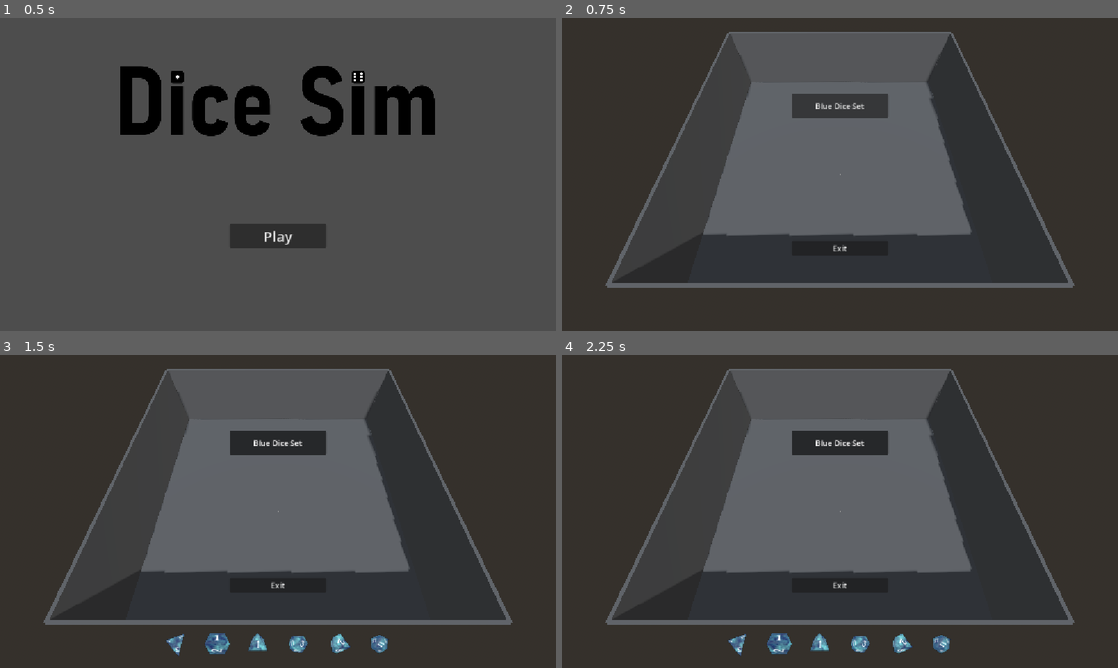
Above: before the commit, frames 1-4 (two rows, left to right).
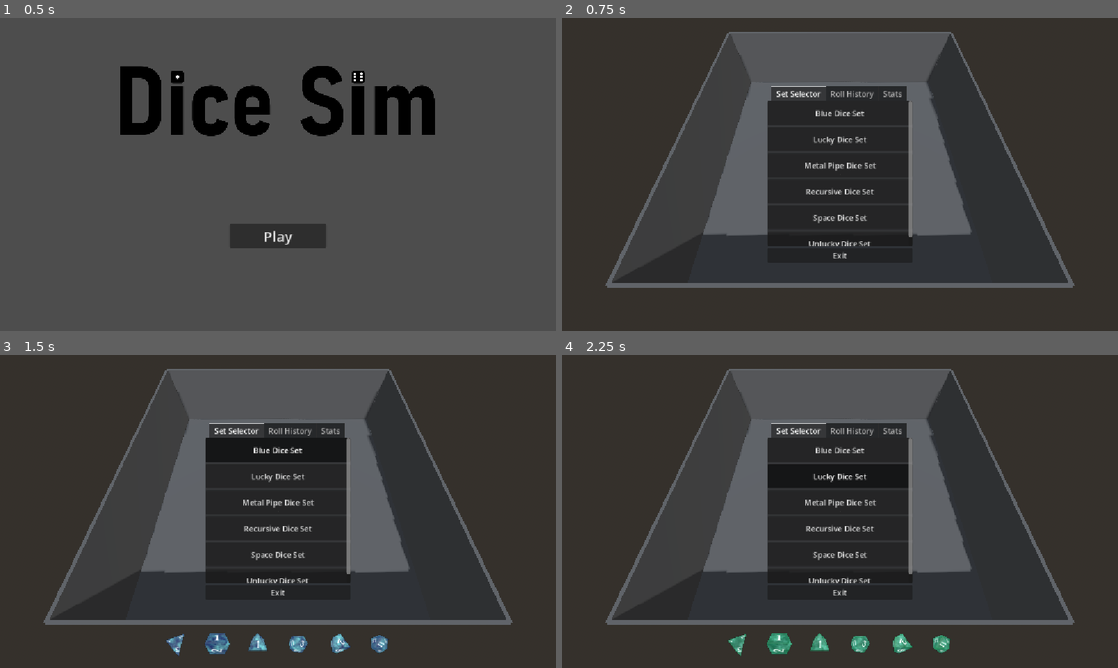
Above: after the commit, the same moments.

Repository: jruigrok/DiceSim
Game: Godot game, scene res://scenes/main_menu.tscn
The game is run twice, just before and just after one commit, with the same random seed, the same clock (stepped at 60 frames per second) and the same inputs.
Inputs:
- Up to frame 1 (0.5 s): no input
- Up to frame 2 (0.75 s): click "Play" at 0.5 s
- Up to frame 3 (1.5 s): click "Blue Dice Set" at 1.25 s
- Up to frame 4 (2.25 s): click "Blue Dice Set" (after the commit: "Lucky Dice Set") at 2 s

Frame 1 is identical in both runs. In frame 2, 12% of the frame differs, in the area x 37-63%, y 21-77%; in frame 3, 12%; in frame 4, 12%, in the area x 29-70%, y 21-97%.

Commit message:
Add roll history

Diff:
--- /dev/null
+++ b/res_scripts/dice_roll.gd
@@ -0,0 +1,6 @@
+extends Resource
+class_name DiceRoll
+
+var dice_set_name: String
+var dice_name: String
+var roll: int
--- /dev/null
+++ b/res_scripts/dice_roll_history.gd
@@ -0,0 +1,4 @@
+extends Resource
+class_name DiceRollHistory
+
+var history: Array[DiceRoll]
--- a/scenes/dice_selector.tscn
+++ b/scenes/dice_selector.tscn
@@ -16,8 +16,19 @@
 offset_right = 20.0
 grow_horizontal = 2
 grow_vertical = 0
+theme_override_constants/margin_bottom = 10
 
-[node name="HBoxContainer" type="HBoxContainer" parent="MarginContainer" unique_id=463881060]
+[node name="DiceSelectorContainer" type="HBoxContainer" parent="MarginContainer" unique_id=463881060]
+unique_name_in_owner = true
 layout_mode = 2
 size_flags_vertical = 8
 mouse_filter = 2
+
+[node name="DiceHistoryContainer" type="VBoxContainer" parent="." unique_id=295052112]
+unique_name_in_owner = true
+anchors_preset = 2
+anchor_top = 1.0
+anchor_bottom = 1.0
+offset_top = -23.0
+offset_right = 1.0
+grow_vertical = 0
--- a/scenes/game.tscn
+++ b/scenes/game.tscn
@@ -3,6 +3,13 @@
 [ext_resource type="Script" uid="uid://cy56e02cb68ni" path="res://scripts/game.gd" id="1_gee14"]
 [ext_resource type="PackedScene" uid="uid://c0kkvfs6t36hg" path="res://scenes/dice_sim.tscn" id="2_0tnpc"]
 [ext_resource type="PackedScene" uid="uid://ck63j4lfwj35f" path="res://scenes/in_game_menu.tscn" id="3_vtaks"]
+[ext_resource type="Script" uid="uid://die8svrhe3dvd" path="res://res_scripts/DiceSet.gd" id="4_kvpfn"]
+[ext_resource type="Resource" uid="uid://cwjjsp5hi1jyi" path="res://dice_sets/BlueDiceSet.tres" id="5_dinhu"]
+[ext_resource type="Resource" uid="uid://7v7sggv6nunc" path="res://dice_sets/MetalPipeDiceSet.tres" id="6_kvuet"]
+[ext_resource type="Resource" uid="uid://43wh6uliyq0k" path="res://dice_sets/RecursiveDiceSet.tres" id="7_trtic"]
+[ext_resource type="Resource" uid="uid://drxu886qts1ao" path="res://dice_sets/LuckyDiceSet.tres" id="8_ir15t"]
+[ext_resource type="Resource" uid="uid://14wlka163nvt" path="res://dice_sets/UnluckyDiceSet.tres" id="9_0tnpc"]
+[ext_resource type="Resource" uid="uid://btajanlbbljgd" path="res://dice_sets/SpaceDiceSet.tres" id="10_vtaks"]
 
 [node name="Main" type="Node" unique_id=1968358475]
 script = ExtResource("1_gee14")
@@ -10,4 +17,4 @@
 [node name="DiceSim" parent="." unique_id=725421418 instance=ExtResource("2_0tnpc")]
 
 [node name="InGameMenu" parent="." unique_id=4146138 instance=ExtResource("3_vtaks")]
-sets = null
+sets = Array[ExtResource("4_kvpfn")]([ExtResource("5_dinhu"), ExtResource("8_ir15t"), ExtResource("6_kvuet"), ExtResource("7_trtic"), ExtResource("10_vtaks"), ExtResource("9_0tnpc")])
--- a/scenes/in_game_menu.tscn
+++ b/scenes/in_game_menu.tscn
@@ -29,15 +29,48 @@
 grow_horizontal = 2
 grow_vertical = 2
 
-[node name="ScrollContainer" type="ScrollContainer" parent="VBoxContainer" unique_id=734174887]
-custom_minimum_size = Vector2(200, 300)
+[node name="TabContainer" type="TabContainer" parent="VBoxContainer" unique_id=1081960521]
+unique_name_in_owner = true
+custom_minimum_size = Vector2(300, 0)
+layout_mode = 2
+current_tab = 0
+
+[node name="Set Selector" type="ScrollContainer" parent="VBoxContainer/TabContainer" unique_id=734174887]
+custom_minimum_size = Vector2(300, 300)
+layout_mode = 2
+metadata/_tab_index = 0
+
+[node name="SetSelectorContainer" type="VBoxContainer" parent="VBoxContainer/TabContainer/Set Selector" unique_id=635117013]
+unique_name_in_owner = true
+custom_minimum_size = Vector2(300, 300)
 layout_mode = 2
 
-[node name="SetSelectorContainer" type="VBoxContainer" parent="VBoxContainer/ScrollContainer" unique_id=635117013]
+[node name="Roll History" type="ScrollContainer" parent="VBoxContainer/TabContainer" unique_id=1758630436]
+visible = false
+custom_minimum_size = Vector2(300, 300)
+layout_mode = 2
+metadata/_tab_index = 1
+
+[node name="MarginContainer" type="MarginContainer" parent="VBoxContainer/TabContainer/Roll History" unique_id=315555166]
+layout_mode = 2
+theme_override_constants/margin_left = 20
+theme_override_constants/margin_top = 20
+
+[node name="RollHistoryContainer" type="VBoxContainer" parent="VBoxContainer/TabContainer/Roll History/MarginContainer" unique_id=885975219]
 unique_name_in_owner = true
+layout_mode = 2
+
+[node name="Stats" type="ScrollContainer" parent="VBoxContainer/TabContainer" unique_id=411496212]
+visible = false
+custom_minimum_size = Vector2(300, 300)
+layout_mode = 2
+metadata/_tab_index = 2
+
+[node name="VBoxContainer" type="VBoxContainer" parent="VBoxContainer/TabContainer/Stats" unique_id=820705918]
 layout_mode = 2
 
 [node name="ExitButton" type="Button" parent="VBoxContainer" unique_id=1085414367]
 unique_name_in_owner = true
+custom_minimum_size = Vector2(200, 0)
 layout_mode = 2
 text = "Exit"
--- a/scripts/dice_selector.gd
+++ b/scripts/dice_selector.gd
@@ -3,31 +3,46 @@
 
 var dice_set: DiceSet = null
 
-@onready var h_box_container: HBoxContainer = $MarginContainer/HBoxContainer
-@onready var margin_container: MarginContainer = $MarginContainer
+const MAX_ROLL_HISTORY := 10
+@onready var dice_selector_container: HBoxContainer = %DiceSelectorContainer
+@onready var dice_history_container: VBoxContainer = %DiceHistoryContainer
 var preview_scene := preload("uid://dclypq33xt5mr")
 
 func _ready() -> void:
-	margin_container.add_theme_constant_override("margin_bottom", 10)
 	GameEvents.dice_set_change.connect(on_dice_set_change)
 	GameEvents.dice_rolled.connect(on_dice_rolled)
 
 func on_dice_set_change(new_dice_set: DiceSet) -> void:
 	dice_set = new_dice_set
 
-	for child in h_box_container.get_children():
+	for child in dice_selector_container.get_children():
 		if child is DicePreview:
 			child.queue_free()
 
 	setup_previews()
 
-func on_dice_rolled(_dice_data: DiceData, _dice_set: DiceSetData, value: int) -> void:
-	print("Dice: %s, from set: %s, rolled value: %d" % [_dice_data.resource_name, _dice_set.resource_name, value])
+func on_dice_rolled(_dice_data: DiceData, _dice_set: DiceSetData, roll: int) -> void:
+	var label := Label.new()
+	label.add_theme_font_size_override("font_size", 10)
+	label.text = "%s: %s, roll: %d" % (
+		[_dice_set.resource_name, _dice_data.resource_name, roll]
+	)
+	dice_history_container.add_child(label)
+	dice_history_container.move_child(label, 0)
+	var history_length := dice_history_container.get_child_count()
+	if history_length > MAX_ROLL_HISTORY:
+		dice_history_container.get_child(history_length - 1).queue_free()
+
+	var dice_roll := DiceRoll.new()
+	dice_roll.dice_name = _dice_data.resource_name
+	dice_roll.dice_set_name = _dice_set.resource_name
+	dice_roll.roll = roll
+	GameEvents.roll_history.history.push_back(dice_roll)
 
 func setup_previews() -> void:
 	for i in range(dice_set.dice.size()):
 		var preview: DicePreview = preview_scene.instantiate()
-		h_box_container.add_child(preview)
+		dice_selector_container.add_child(preview)
 		preview.setup(dice_set.dice[i].mesh, dice_set.data.material, i)
 		preview.add_to_group("dice previews")
 
--- a/scripts/game_events.gd
+++ b/scripts/game_events.gd
@@ -1,4 +1,6 @@
 extends Node
+
+const DICE_ROLL_HISTORY_FILE_PATH := "user://dice_roll_history.res"
 
 @warning_ignore("unused_signal")
 signal dice_set_change(dice_set: DiceSet)
@@ -6,13 +8,14 @@
 @warning_ignore("unused_signal")
 signal update_dice(dice_set: DiceSet, dice_data: DiceData)
 @warning_ignore("unused_signal")
-signal dice_rolled(dice_data: DiceData, dice_set: DiceSet, value: int)
+signal dice_rolled(dice_data: DiceData, dice_set: DiceSetData, roll: int)
 
 signal game_ready()
 
 var game_scene := preload("uid://cj34pdrglpueo")
 var main_menu_scene := preload("uid://cx4t77cp6wg1k")
 var game_state := GameState.GAME_MENU
+var roll_history: DiceRollHistory
 
 enum GameState {
 	GAME_MENU,
@@ -27,6 +30,11 @@
 	game_state_change.emit(game_state)
 
 func change_to_game_scene() -> void:
+	if FileAccess.file_exists(DICE_ROLL_HISTORY_FILE_PATH):
+		roll_history = ResourceLoader.load(DICE_ROLL_HISTORY_FILE_PATH)
+	else:
+		roll_history = DiceRollHistory.new()
+
 	get_tree().change_scene_to_packed(game_scene)
 
 func change_to_main_menu_scene() -> void:
--- a/scripts/in_game_menu.gd
+++ b/scripts/in_game_menu.gd
@@ -2,6 +2,7 @@
 class_name InGameMenu
 
 @onready var set_selector_container := %SetSelectorContainer
+@onready var roll_history_container := %RollHistoryContainer
 @onready var exit_button := %ExitButton
 
 @export var sets: Array[DiceSet]
@@ -9,8 +10,9 @@
 
 func _ready() -> void:
 	GameEvents.game_state_change.connect(on_game_state_change)
+	exit_button.pressed.connect(on_exit_pressed)
+
 	var button_group := ButtonGroup.new()
-
 	for dice_set: DiceSet in sets:
 		var button := Button.new()
 		button.custom_minimum_size = BUTTON_SIZE
@@ -22,16 +24,29 @@
 				GameEvents.dice_set_change.emit(dice_set)
 		)
 		button.tooltip_text = dice_set.data.description
+		button.alignment = HORIZONTAL_ALIGNMENT_CENTER
 		set_selector_container.add_child(button)
-
-	exit_button.pressed.connect(on_exit_pressed)
 
 func on_game_state_change(game_state: GameEvents.GameState) -> void:
 	match (game_state):
 		GameEvents.GameState.GAME_MENU:
+			update_roll_history()
 			visible = true
 		GameEvents.GameState.DICE_SIM:
 			visible = false
 
 func on_exit_pressed() -> void:
 	GameEvents.change_to_main_menu_scene()
+
+func update_roll_history() -> void:
+	for child in roll_history_container.get_children():
+		child.queue_free()
+
+	for i in range(GameEvents.roll_history.history.size() - 1, -1, -1):
+		var dice_roll := GameEvents.roll_history.history[i]
+		var label := Label.new()
+		label.add_theme_font_size_override("font_size", 10)
+		label.text = "%s: %s, roll: %d" % (
+			[dice_roll.dice_set_name, dice_roll.dice_name, dice_roll.roll]
+		)
+		roll_history_container.add_child(label)
Not shown, added: res_scripts/dice_roll.gd.uid
Not shown, added: res_scripts/dice_roll_history.gd.uid
